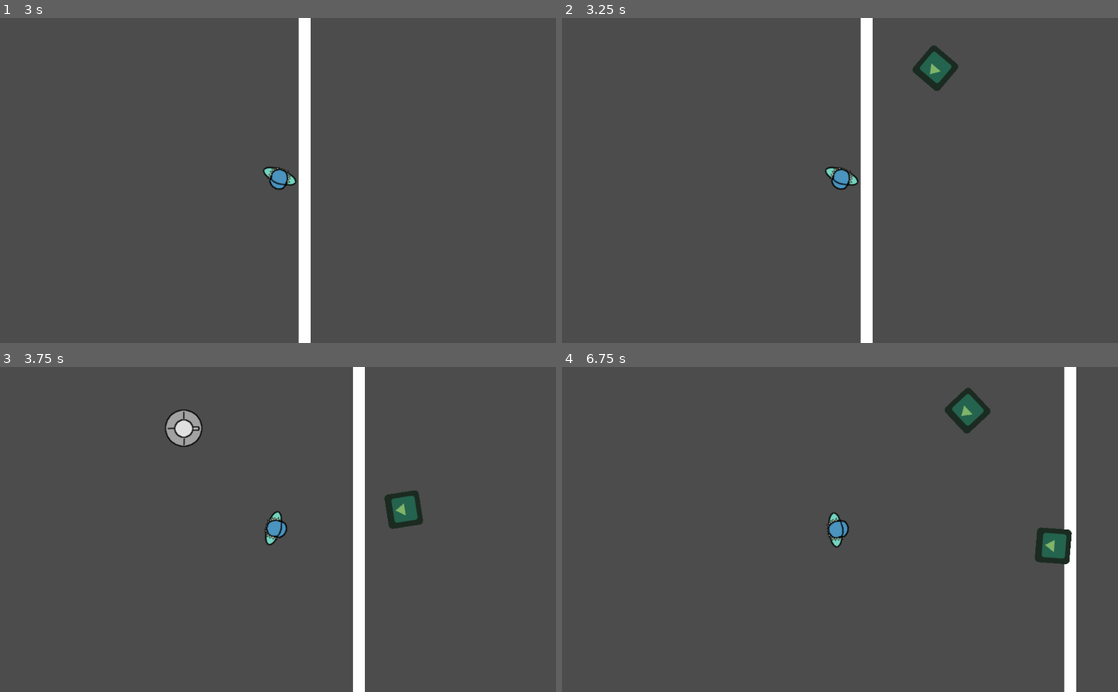
Above: before the commit, frames 1-4 (two rows, left to right).
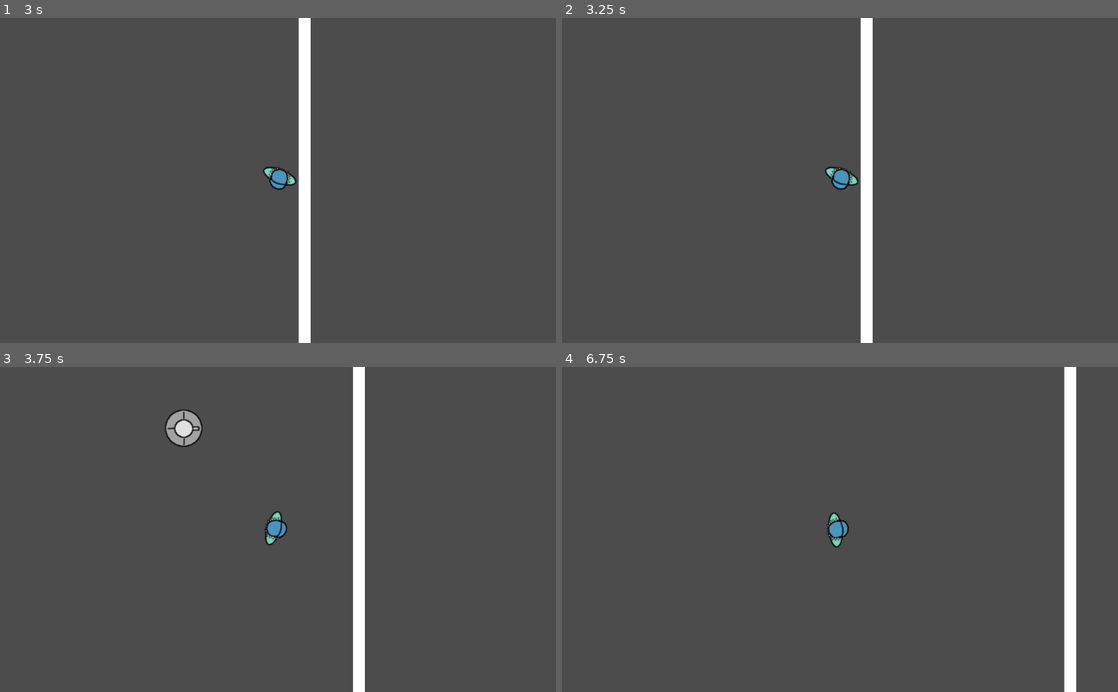
Above: after the commit, the same moments.

Repository: moisesjbc/spain-game-dev-jam-3
Game: Godot game, scene res://gameplay/main/main.tscn
The game is run twice, just before and just after one commit, with the same random seed, the same clock (stepped at 60 frames per second) and the same inputs. The engine's default icon, where the game draws it, is replaced by a stand-in: a white triangle on a blue panel in a dark square.
Inputs (mouse positions are in pixels of both pictures, inside the frame that each line leads up to):
- Up to frame 1 (3 s): tap Enter at 0.5, 2.75 s; move the mouse to (400, 164) at 0.52 s; hold Right (ui_right) 0.53-1.28 s; move the mouse to (166, 196) at 1.27 s; hold Down (ui_down) 1.28-2.03 s; tap Space at 2 s; move the mouse to (333, 109) at 2.02 s; hold Right (ui_right) 2.03-2.78 s; move the mouse to (250, 245) at 2.77 s; hold Up (ui_up) from 2.78 s (still down)
- Up to frame 2 (3.25 s): keep holding Up (ui_up)
- Up to frame 3 (3.75 s): move the mouse to (444, 578) at 3.52 s; release Up (ui_up) at 3.53 s; hold Left (ui_left) from 3.53 s (still down)
- Up to frame 4 (6.75 s): move the mouse to (673, 480) at 4.27 s; move the mouse to (867, 529) at 5.02 s; release Left (ui_left) at 5.03 s; hold Down (ui_down) 5.03-5.78 s; move the mouse to (756, 448) at 5.77 s; hold Right (ui_right) 5.78-6.53 s; move the mouse to (962, 513) at 6.52 s; hold Up (ui_up) from 6.53 s (still down)

Frame 1 is identical in both runs. In frame 2, 0.7% of the frame differs, in the area x 63-72%, y 8-23%; in frame 3, 0.7%; in frame 4, 1.3%, in the area x 68-92%, y 6-61%.

Commit message:
Añade efecto de partículas para fantasmas

Diff:
--- a/godot-project/gameplay/buildings/turret/turret.gd
+++ b/godot-project/gameplay/buildings/turret/turret.gd
@@ -9,14 +9,14 @@
 
 
 func _on_influence_area_body_entered(body):
-	if 'phantoms' in body.get_groups():
+	if 'ghosts' in body.get_groups():
 		targets_in_area.append(body)
 		if energy > 0.2 and len(targets_in_area) == 1:
 			_prepare_shoot()
 
 
 func _on_influence_area_body_exited(body):
-	if 'phantoms' in body.get_groups() and body in targets_in_area:
+	if 'ghosts' in body.get_groups() and body in targets_in_area:
 		var target_index = targets_in_area.find(body)
 		targets_in_area.remove(target_index)
 		if target_index == 0:
--- /dev/null
+++ b/godot-project/gameplay/environment/ghosts_respawn/ghosts_respawn.gd
@@ -0,0 +1,17 @@
+extends Node2D
+
+var ghost_scene = preload("res://gameplay/ghost/ghost.tscn")
+
+
+func respawn_ghost():
+	var ghost = ghost_scene.instance()
+
+	var random_offset = randf()
+	$path/path_follow.set_unit_offset(random_offset)
+
+	get_tree().get_root().get_node('main').add_child(ghost)
+	ghost.global_position = $path/path_follow.global_position
+
+
+func _on_cooldown_timer_timeout():
+	respawn_ghost()
--- a/godot-project/gameplay/environment/phantoms_respawn/phantoms_respawn.tscn
+++ b/godot-project/gameplay/environment/ghosts_respawn/ghosts_respawn.tscn
@@ -1,6 +1,8 @@
 [gd_scene load_steps=3 format=2]
 
-[ext_resource path="res://gameplay/environment/phantoms_respawn/phantoms_respawn.gd" type="Script" id=1]
+[ext_resource path="res://gameplay/environment/ghosts_respawn/ghosts_respawn.gd" type="Script" id=1]
+
+
 
 [sub_resource type="Curve2D" id=1]
 _data = {
--- a/godot-project/gameplay/environment/phantoms_respawn/phantoms_respawn.gd
+++ /dev/null
@@ -1,17 +0,0 @@
-extends Node2D
-
-var phantom_scene = preload("res://gameplay/phantom/phantom.tscn")
-
-
-func respawn_phantom():
-	var phantom = phantom_scene.instance()
-
-	var random_offset = randf()
-	$path/path_follow.set_unit_offset(random_offset)
-
-	get_tree().get_root().get_node('main').add_child(phantom)
-	phantom.global_position = $path/path_follow.global_position
-
-
-func _on_cooldown_timer_timeout():
-	respawn_phantom()
--- /dev/null
+++ b/godot-project/gameplay/ghost/ghost.tscn
@@ -0,0 +1,38 @@
+[gd_scene load_steps=5 format=2]
+
+[ext_resource path="res://gameplay/ghost/ghost.gd" type="Script" id=1]
+[ext_resource path="res://icon.png" type="Texture" id=2]
+[ext_resource path="res://gameplay/ghost/ghost_particle.png" type="Texture" id=3]
+
+[sub_resource type="CircleShape2D" id=1]
+radius = 20.7165
+
+[node name="phantom" type="KinematicBody2D" groups=[
+"buildings",
+"ghosts",
+]]
+collision_layer = 2
+collision_mask = 9
+script = ExtResource( 1 )
+
+[node name="body_sprite" type="Sprite" parent="."]
+visible = false
+modulate = Color( 0.501961, 0.705882, 0.407843, 1 )
+rotation = 1.5708
+texture = ExtResource( 2 )
+
+[node name="collision_shape" type="CollisionShape2D" parent="."]
+shape = SubResource( 1 )
+
+[node name="CPUParticles2D" type="CPUParticles2D" parent="."]
+modulate = Color( 0.596078, 0.807843, 0.552941, 1 )
+amount = 15
+texture = ExtResource( 3 )
+emission_shape = 1
+emission_sphere_radius = 10.0
+direction = Vector2( 0, 0 )
+spread = 180.0
+gravity = Vector2( 0, 0 )
+initial_velocity = 40.0
+initial_velocity_random = 1.0
+angular_velocity_random = 1.0
--- a/godot-project/gameplay/items/bullet/bullet.gd
+++ b/godot-project/gameplay/items/bullet/bullet.gd
@@ -8,7 +8,7 @@
 
 	var collision = move_and_collide(velocity * speed * delta)
 
-	if collision and 'phantoms' in collision.collider.get_groups():
+	if collision and 'ghosts' in collision.collider.get_groups():
 			collision.collider.queue_free()
 			queue_free()
 
--- a/godot-project/gameplay/main/main.tscn
+++ b/godot-project/gameplay/main/main.tscn
@@ -5,7 +5,7 @@
 [ext_resource path="res://gameplay/buildings/turret/turret.tscn" type="PackedScene" id=4]
 [ext_resource path="res://gameplay/connections/connections.tscn" type="PackedScene" id=6]
 [ext_resource path="res://gameplay/environment/walls/walls.tscn" type="PackedScene" id=7]
-[ext_resource path="res://gameplay/environment/phantoms_respawn/phantoms_respawn.tscn" type="PackedScene" id=8]
+[ext_resource path="res://gameplay/environment/ghosts_respawn/ghosts_respawn.tscn" type="PackedScene" id=8]
 [ext_resource path="res://menus/game_over_menu/ingame_menu.tscn" type="PackedScene" id=9]
 [ext_resource path="res://gameplay/main/main.gd" type="Script" id=10]
 [ext_resource path="res://gameplay/environment/interactuables_respawn/interactuables_respawn.tscn" type="PackedScene" id=12]
--- a/godot-project/gameplay/phantom/phantom.tscn
+++ /dev/null
@@ -1,23 +0,0 @@
-[gd_scene load_steps=4 format=2]
-
-[ext_resource path="res://icon.png" type="Texture" id=1]
-[ext_resource path="res://gameplay/phantom/phantom.gd" type="Script" id=2]
-
-[sub_resource type="RectangleShape2D" id=1]
-extents = Vector2( 31.9269, 31.9269 )
-
-[node name="phantom" type="KinematicBody2D" groups=[
-"buildings",
-"phantoms",
-]]
-collision_layer = 2
-collision_mask = 9
-script = ExtResource( 2 )
-
-[node name="body_sprite" type="Sprite" parent="."]
-modulate = Color( 0.501961, 0.705882, 0.407843, 1 )
-rotation = 1.5708
-texture = ExtResource( 1 )
-
-[node name="collision_shape" type="CollisionShape2D" parent="."]
-shape = SubResource( 1 )
Renamed: godot-project/gameplay/phantom/phantom.gd -> godot-project/gameplay/ghost/ghost.gd
Binary file added: godot-project/gameplay/ghost/ghost_particle.png
Not shown, added: godot-project/gameplay/ghost/ghost_particle.png.import
Not shown, added: design/ghost_particle.xcf
Not shown, changed: design/player.xcf
